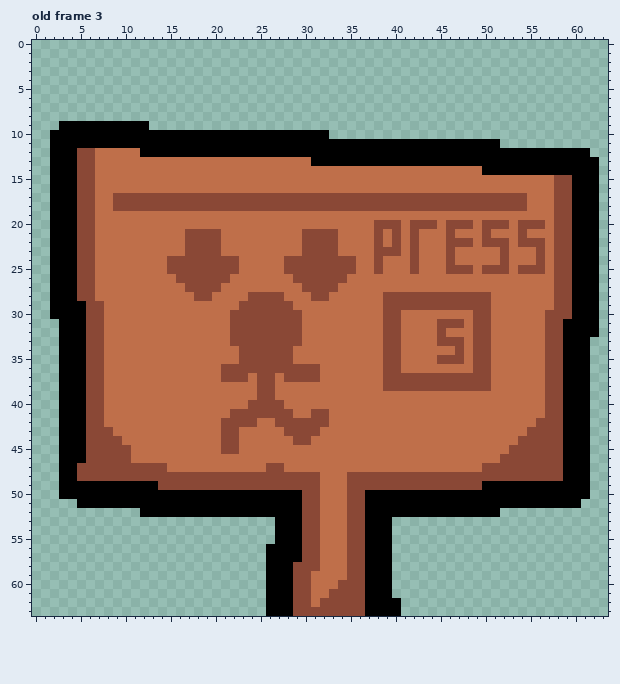
Pixel-art file: Assets/EnvironmentalAssets/DirectionalSigns.aseprite. Above is the file before it was changed.
64x64 pixels, 4 frames. Shown: old frame 3. The commit also changed other frames, which this record leaves out.
After:
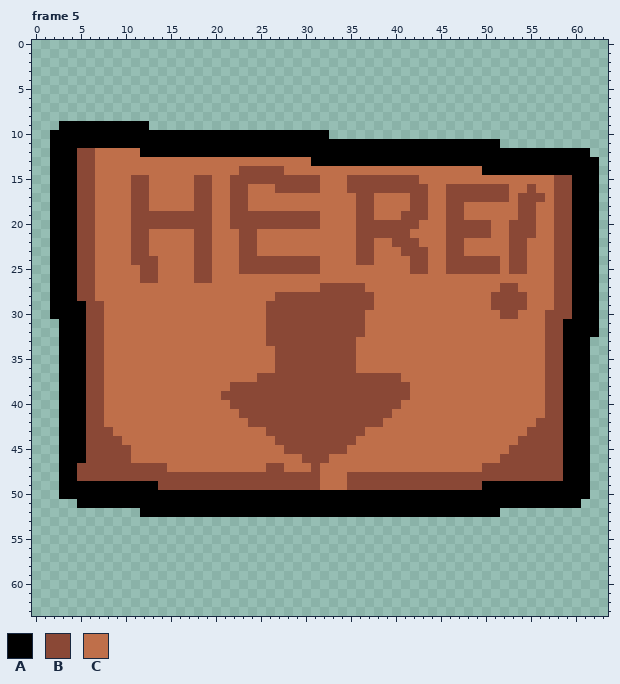
Palette (. is transparent): A #000000  B #8a4836  C #bf6f4a
A new or re-ordered frame is compared with the old frame closest to it.
The exact change:
frames 4 -> 5
Changed rows in their new state; - is an unchanged pixel.
Frame 5 is new; against old frame 3, layers "Layer 2", "Layer 1":
first column x 9:
14 --------------BBBBB-----------------------------
15 --BB-----BB--BBBBBBBBBB---BBBBBBBB--------------
16 --BB-----BB--BB---BBBBB---BBBBBBBBB--BBBBBBB--B-
17 CC--CCCCC--CC--CCCCCCCCCCCC--CCCC--CC-------C-BB
18 CC--CCCCC--CC--CCCCCCCCCCCC--CCCC--CC--CCCCCC-B-
19 --BBBBBBBBB--BBBBBBBBBB----BB---BBB--BB------BB-
20 --BBBBBBBBB--BBBBBBBBBB----BB---B-CC----B-CCB--C
21 --BB----C--C--BB-----CCCC--BB-B-BC----BBB---B-B-
22 --BB----C--C--BB-----CCCC--BBC--B------C-CCCB-CC
23 --BB----C--C--BB-----CCCC--BBCCCB-B---B----CBB-C
24 --BBB-CCC--CCCBBBBB----CCCCBBC----B---BBBBBCBB-C
25 ---BB-CCC--CCCBBBBB----CCCC--C----B-----B--CB-CC
26 ---BB--CC--CC-------CCCCCC----------------------
27 --------CCCC---------CC--BBB---------------BB---
28 ---------CC----CCC-BBB--BBBBB-CCCCCCCCCCCCBBBB--
29 --------------CCC---BBBBBBBBB-CCCCCCCCCCCCBBBB--
30 -------------CCCC----BBBBBBB--CC--------CC-BB---
31 -------------CCCC----BBBBBBB--CC----CCC-CC------
32 -------------CCCC----BBBBBBB--CC----C---CC------
33 -------------CCCC----BBBBBB---CC----CCC-CC------
34 --------------CCCC--BBBBBBB---CC------C-CC------
35 --------------CCCC--BBBBBBB---CC----CCC-CC------
36 ------------CCCCCC-----BBBB---CC--------CC------
37 ------------CCC---B----BBBBBBB--CCCCCCCCCC------
38 -------------BBB--BBBBBBBBBBBB---CCCCCCCCC------
39 ------------BBBB--BBBBBBBBBBBBBBB---------------
40 -------------BB----BBBBBBBBBBBBB----------------
41 -------------C------BB--BBBBBBB-----------------
42 ------------CCC-BB------BBBBBB------------------
43 ------------CC---BB----BBBBB--------------------
44 ------------CC----BB--BBBBB---------------------
45 ------------CC-----BBBBBBB----------------------
46 ---------------------BBB------------------------
47 ----------------------B-------------------------
50 ---------------------AAAAAAA--------------------
51 ---------------------AAAAAAA--------------------
52 ---------------------AAAAAAA--------------------
53 ------------------.............-----------------
54 ------------------.............-----------------
55 ------------------.............-----------------
56 -----------------..............-----------------
57 -----------------..............-----------------
58 -----------------..............-----------------
59 -----------------..............-----------------
60 -----------------..............-----------------
61 -----------------..............-----------------
62 -----------------...............----------------
63 -----------------...............----------------
Changed places in both pictures, as pixel boxes (x1, y1, x2, y2):
changed: (113, 166, 545, 616)
